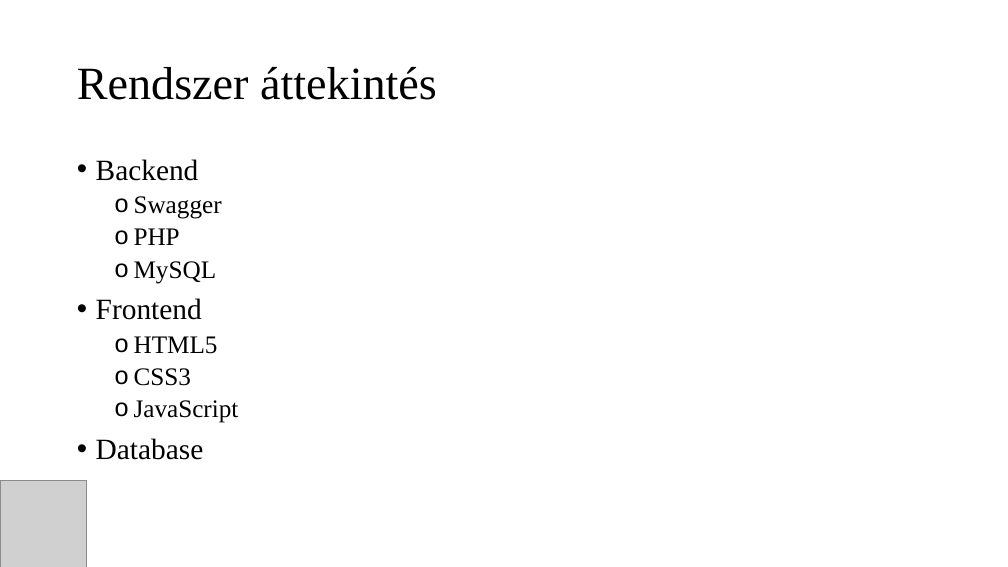
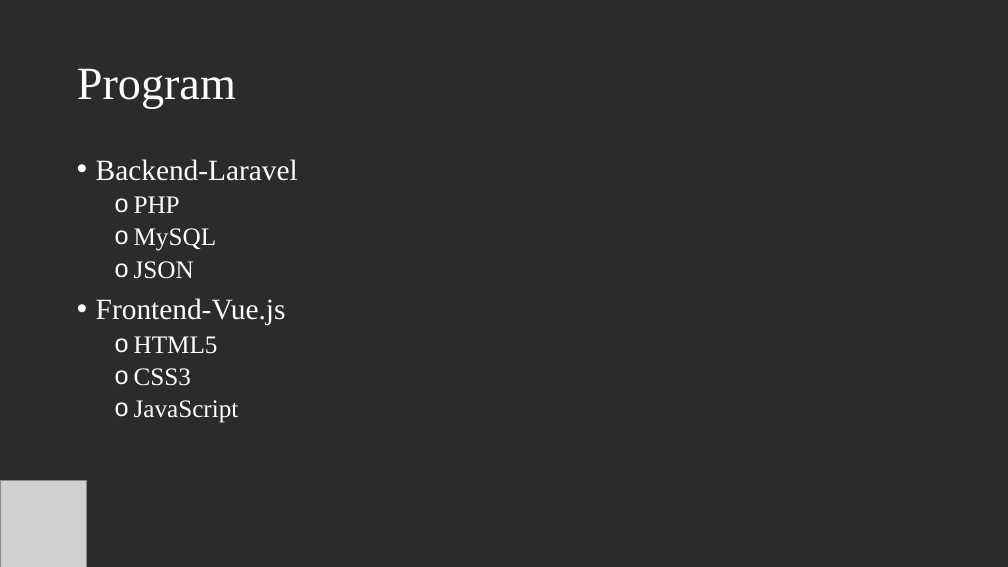
Before and after one commit to ZsigoRobert0/13_S2_3_vizsgaremek, a slide deck: slide 5 of Dokumentáció/StockMaster_Prezentacio.pptx. Drawn at 1008x567 pixels with LibreOffice and Linux fonts; fonts in the diff are those of the drawing; grey boxes stand for pictures; background and template pictures are left out; a plain dark background stands for a picture behind light text. Boxes give left, top, right and bottom in pixels: in the first picture for what was removed or moved away, otherwise in the second. Text is boxed around its words. In the diff, an @@ line names an element or a change of style, - is before the commit and + after.

```diff
--- a/Dokumentáció/StockMaster_Prezentacio.pptx
+++ b/Dokumentáció/StockMaster_Prezentacio.pptx
@@ background #FFFFFF to picture (left out) @@
@@ title at box(77, 68, 236, 109): text changed; text colour #000000 to #FFFFFF @@
-Rendszer áttekintés
+Program
@@ text at box(96, 159, 298, 181): text changed; text colour #000000 to #FFFFFF @@
-• Backend
-  o Swagger
+• Backend-Laravel
@@ text at box(134, 196, 239, 423): text colour #000000 to #FFFFFF in "PHP", "MySQL", "HTML5", "CSS3" and 1 more places @@
@@ text at box(96, 261, 286, 326): text changed; text colour #000000 to #FFFFFF @@
-• Frontend
+  o JSON
+• Frontend-Vue.js
@@ text at box(96, 438, 204, 460): paragraph removed @@
-• Database
```
Also in this commit, not shown: 10 other slides changed, 2 slides added, 2 slides removed.
